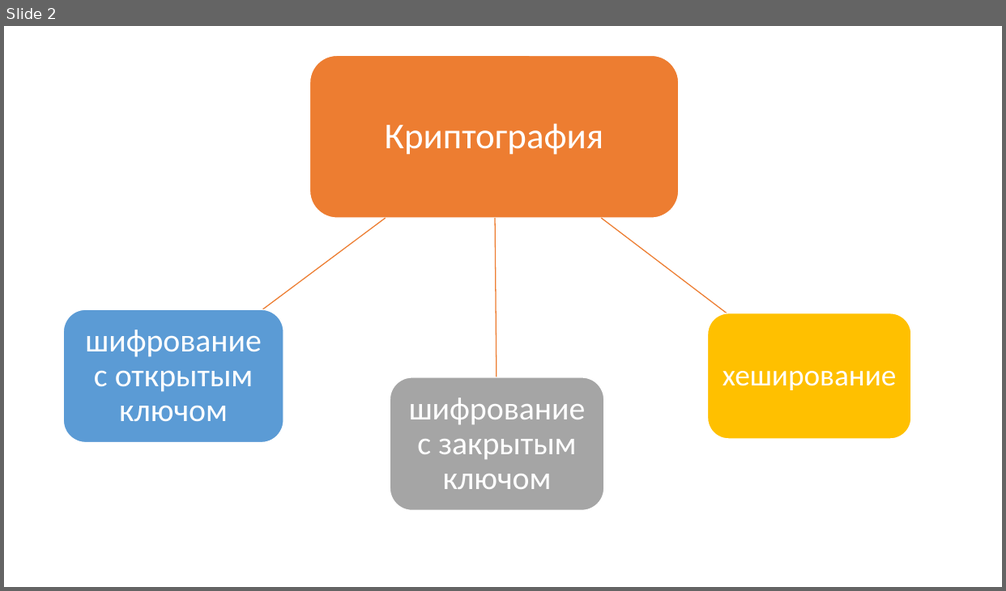
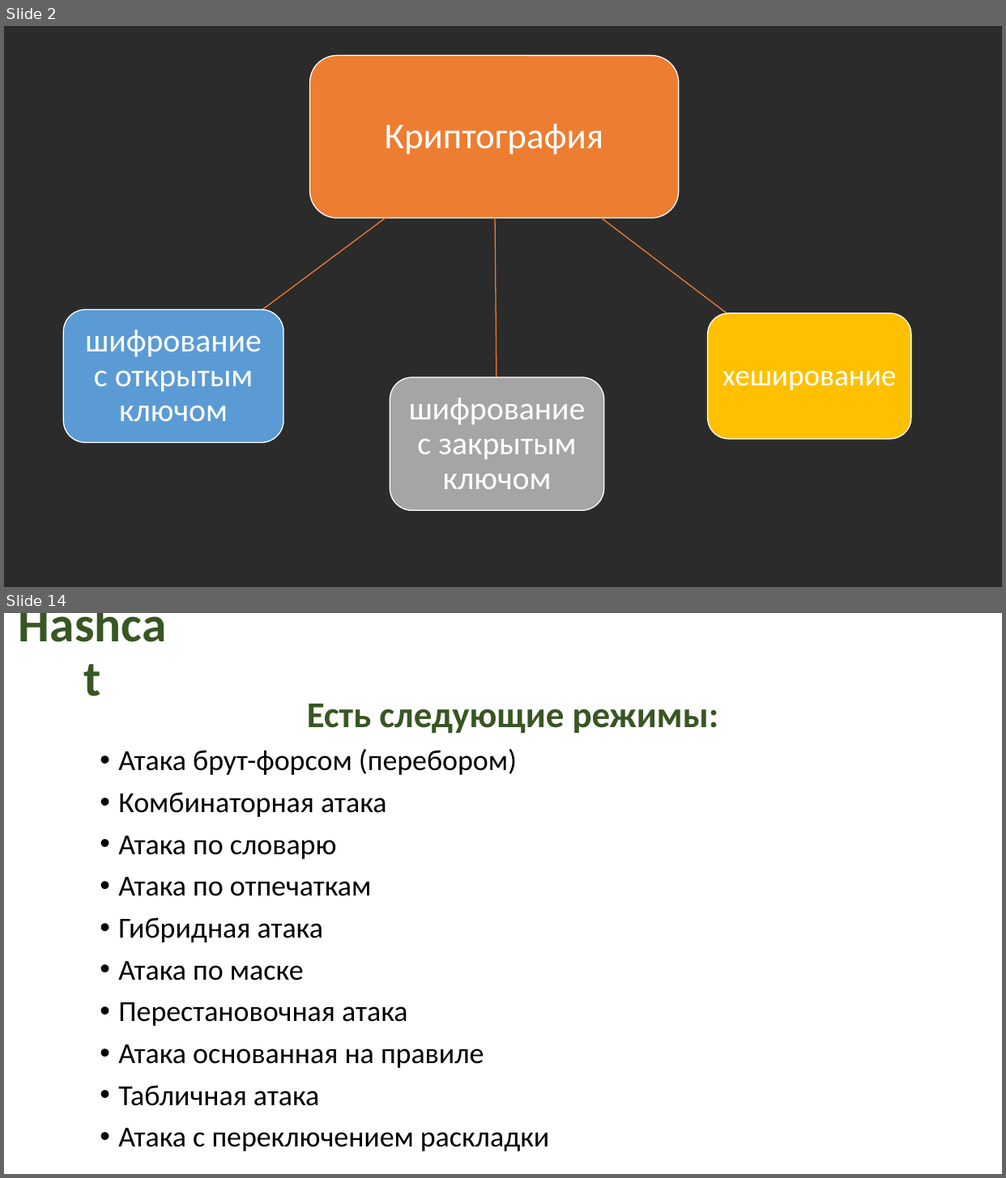
Before and after one commit to MamonovaMaria/Criptography, a slide deck: Взломы с GPU/Атаки с GPU.pptx. Shown one above the other, each under a label of ours: slide 2 before the commit, slides 2 and 14 after it; the slides between them are not shown. The pictures are 1006x591 and 1006x1178 pixels, drawn with LibreOffice and Linux fonts; fonts in the diff are those of the drawing; background and template pictures are left out; a plain dark background stands for a picture behind light text. Boxes give left, top, right and bottom in pixels: in the first picture for what was removed or moved away, otherwise in the second. Text is boxed around its words. In the diff, an @@ line names an element or a change of style, - is before the commit and + after.

```diff
--- a/Взломы с GPU/Атаки с GPU.pptx
+++ b/Взломы с GPU/Атаки с GPU.pptx
@@ slide 14 added at [4, 613, 1002, 1174], background picture (left out) @@
@@ title added at [4, 613, 181, 692], 48 pt, text #385723, bold @@
+Hashcat
@@ text added at [118, 704, 719, 1152], 28 pt, text #000000 @@
+Есть следующие режимы:
+• Атака брут-форсом (перебором)
+• Комбинаторная атака
+• Атака по словарю
+• Атака по отпечаткам
+• Гибридная атака
+• Атака по маске
+• Перестановочная атака
+• Атака основанная на правиле
+• Табличная атака
+• Атака с переключением раскладки
@@ slide 2 changed as well @@
@@ background #FFFFFF to picture (left out) @@
```
Also in this commit, not shown: 1 other slide changed, 17 other slides added, 9 slides removed, 4 other files.
